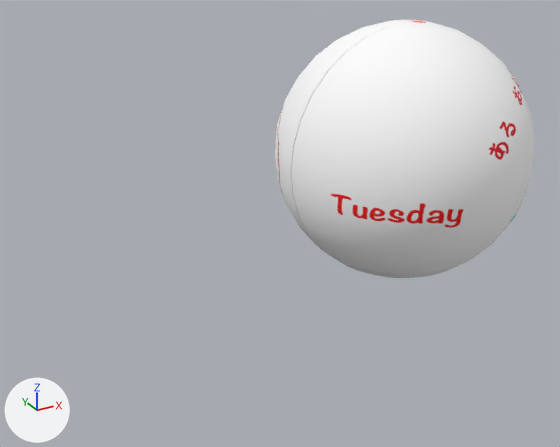
The glTF model assets/pb_tue.glb, before and after one commit.
Camera for both pictures: a camera (50 mm lens) standing at (-3.65, -4.65, 1.93) and looking at (-0.65, 0.8, -0.79). Lighting does not change. The marker at lower left points along +X, +Y and +Z. Where no turn or scale is listed for an object, it has been applied to the vertices.

The first picture shows '球'.
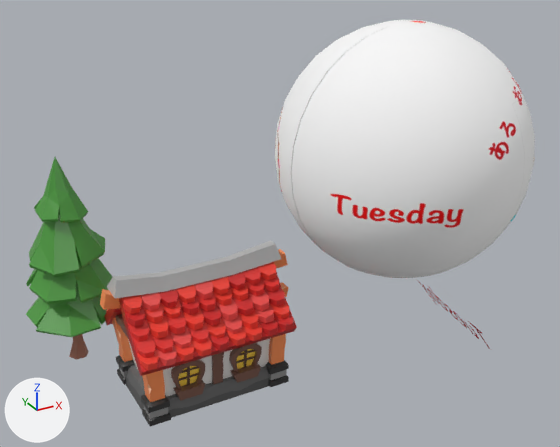
The newer file is also rescaled (x2.922), turned or shifted as a whole; pictures and numbers use the older file's frame.

Location of each change, (x1, y1, x2, y2) in pixels of the pictures (560 x 447 px):
'house_003', added
    after: (100, 240, 297, 426)
'fir_001.001', added (green)
    after: (26, 157, 112, 360)
'aaa', added
    after: (418, 281, 491, 350)

The edits, one by one:
Picture 'Texture_1' (img_texture_1) is new.
Material 'マテリアル.001' (mat_マテリアル_001) is new.
Its base color is (0.8, 0.0232, 0.0652) (red #e72a48).
Material 'Material.001' (mat_material_001) is new.
Its texture is img_texture_1.
Its roughness is 0.384.
Mesh me_テキスト is new.
It has 557 vertices, 549 faces and spans x -0.162..0.392, y 0.066..1.526, z -0.223..0.257.
It uses material mat_マテリアル_001 (red #e72a48).
Mesh me_mesh_001 is new.
It has 182 vertices, 336 faces and spans x -0.44..0.46, y -0.44..0.45, z -0.01..2.1.
It uses material mat_material_001 (picture img_texture_1).
Mesh me_mesh_566 is new.
It has 1738 vertices, 2405 faces and spans x -0.91..0.93, y -0.56..0.56, z 0.0..1.3.
It uses material mat_material_001 (picture img_texture_1).
Object 'aaa' (ob_aaa) is new; it shows me_テキスト.
Its location is (0.905, -0.419, -1.946).
Object 'fir_001.001' (ob_fir_001_001) is new; it shows me_mesh_001.
Its location is (-2.202, 2.195, -2.44).
Object 'house_003' (ob_house_003) is new; it shows me_mesh_566.
Its location is (-1.233, 1.33, -2.531).
